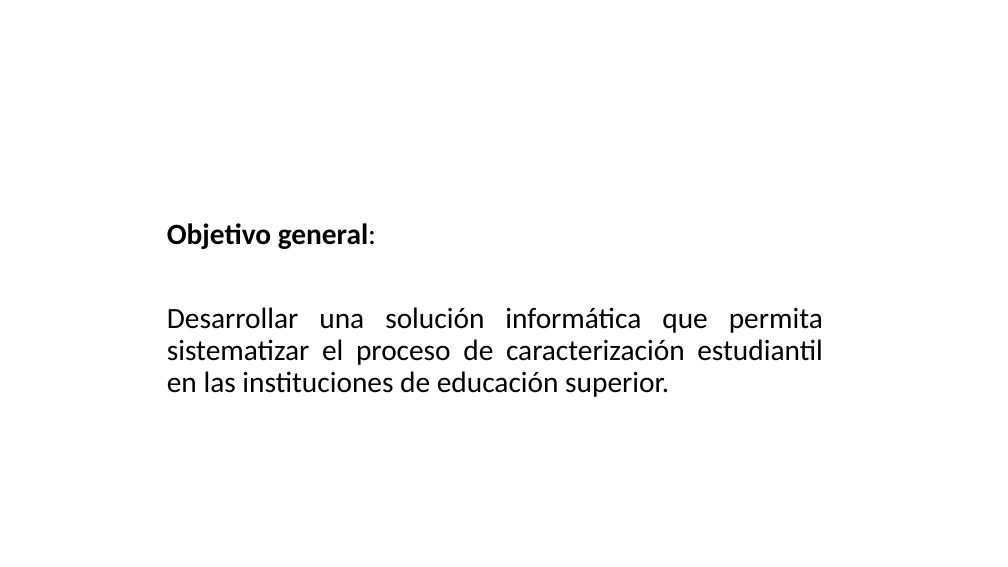
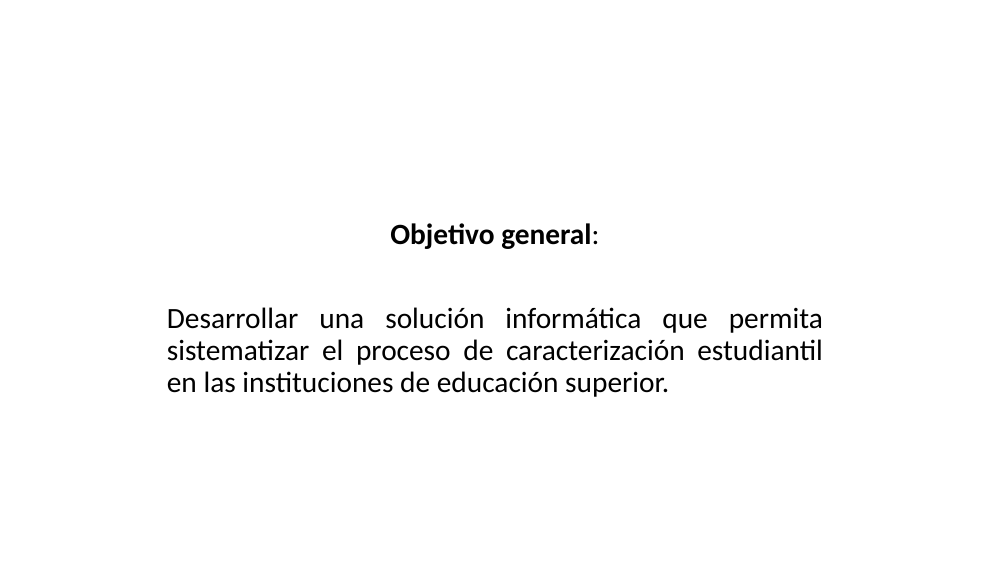
Before and after one commit to BrayanNovoa/uniminuto, a slide deck: slide 4 of expo/expo.pptx. Drawn at 1008x567 pixels with LibreOffice and Linux fonts; fonts in the diff are those of the drawing; background and template pictures are left out. Boxes give left, top, right and bottom in pixels: in the first picture for what was removed or moved away, otherwise in the second. Text is boxed around its words. In the diff, an @@ line names an element or a change of style, - is before the commit and + after.

```diff
--- a/expo/expo.pptx
+++ b/expo/expo.pptx
@@ text at (390,223,599,249): alignment justified to centre @@
```
Also in this commit, not shown: 12 other slides changed, 5 other files.
